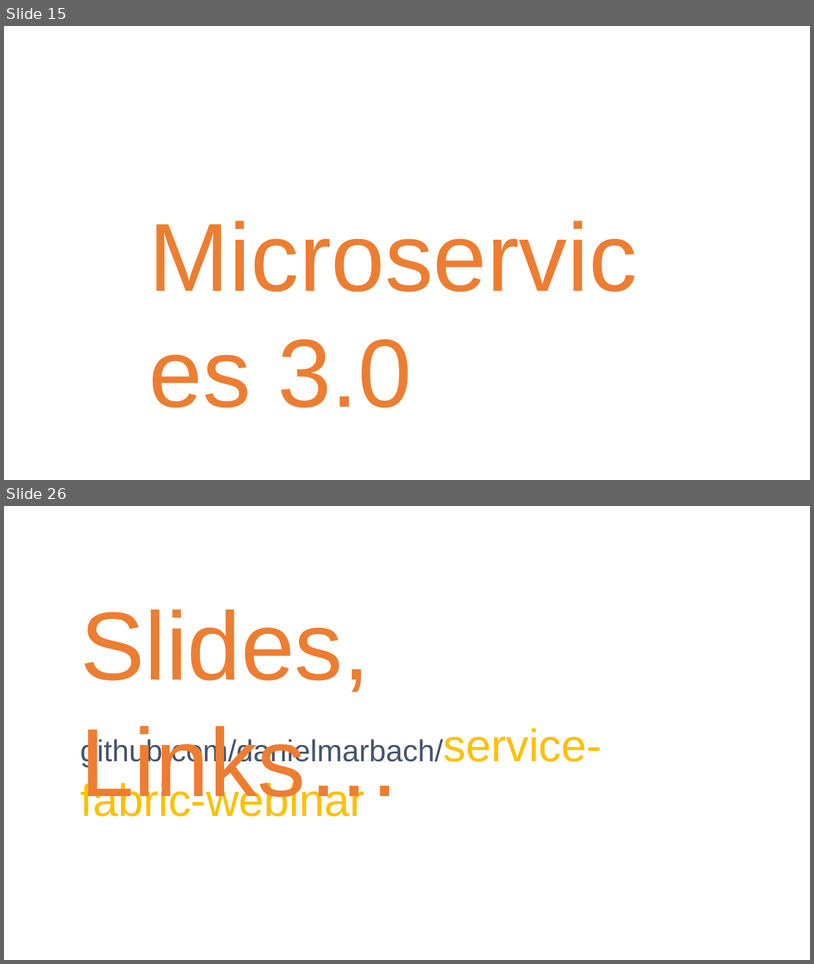
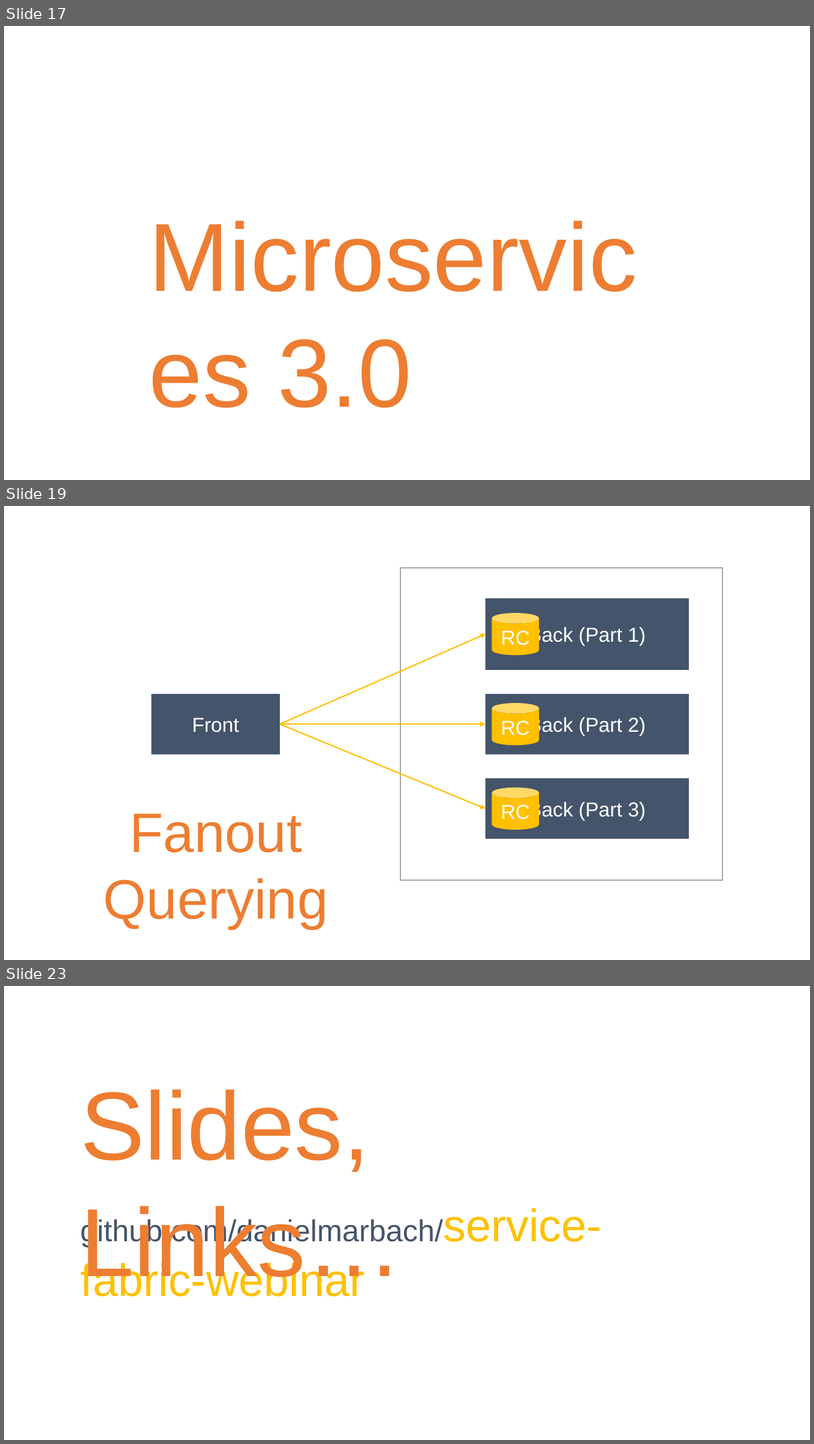
Before and after one commit to danielmarbach/service-fabric-webinar, a slide deck: Slides.pptx. Shown one above the other, each under a label of ours: slides 15 and 26 before the commit, slides 17, 19 and 23 after it; the slides between them are not shown. The pictures are 814x964 and 814x1444 pixels, drawn with LibreOffice and Linux fonts; fonts in the diff are those of the drawing. Boxes give left, top, right and bottom in pixels: in the first picture for what was removed or moved away, otherwise in the second. Text is boxed around its words. In the diff, an @@ line names an element or a change of style, - is before the commit and + after.

```diff
--- a/Slides.pptx
+++ b/Slides.pptx
@@ slide 19 added at (4, 506, 810, 960), background #FFFFFF @@
@@ rectangle added at (400, 568, 723, 880), outline #A5A5A5 1.5 pt @@
@@ rectangle added at (486, 598, 689, 670), fill #44546A, 24 pt, text #FFFFFF @@
+Back (Part 1)
@@ cylinder added at (492, 613, 539, 655), fill #FFC000, 24 pt, text #FFFFFF @@
+RC
@@ arrow added from (280, 724) to (486, 634), #FFC000 1.5 pt @@
@@ rectangle added at (152, 694, 281, 754), fill #44546A, 24 pt, text #FFFFFF @@
+Front
@@ rectangle added at (486, 694, 689, 754), fill #44546A, 24 pt, text #FFFFFF @@
+Back (Part 2)
@@ cylinder added at (492, 703, 539, 745), fill #FFC000, 24 pt, text #FFFFFF @@
+RC
@@ arrow added from (280, 724) to (486, 724), #FFC000 1.5 pt @@
@@ arrow added from (280, 724) to (486, 808), #FFC000 1.5 pt @@
@@ rectangle added at (486, 778, 689, 839), fill #44546A, 24 pt, text #FFFFFF @@
+Back (Part 3)
@@ cylinder added at (492, 787, 539, 829), fill #FFC000, 24 pt, text #FFFFFF @@
+RC
@@ text added at (104, 813, 329, 928), 66 pt, text #ED7D31 @@
+Fanout Querying
@@ what was slide 15 is now slide 17 @@
@@ what was slide 26 is now slide 23 @@
```
Also in this commit, not shown: 6 other slides added, 10 slides removed, 1 other file.
